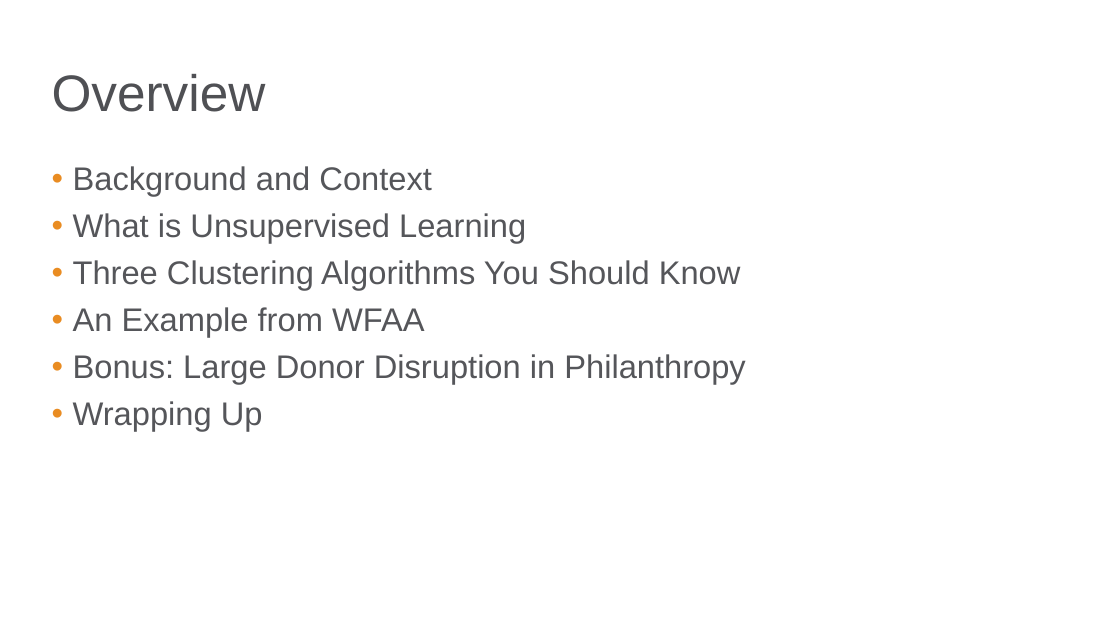
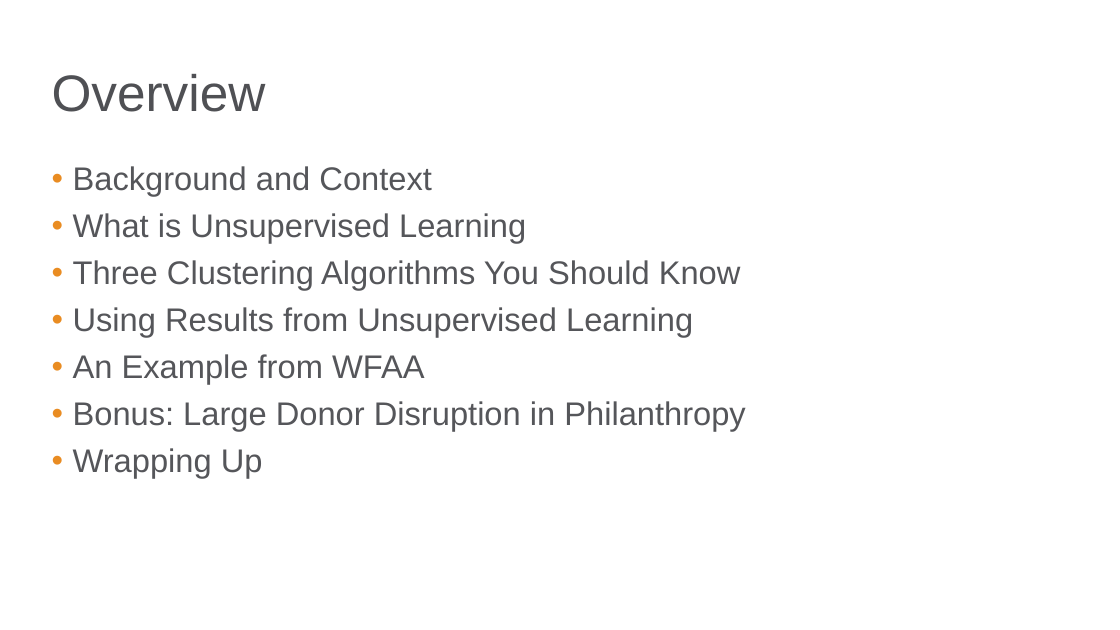
Before and after one commit to bgstieber/APRA-PD-DAS-2019, a slide deck: slide 2 of Generating Insights from Clustering Large Donors - BStieber APRA DAS19.pptx. Drawn at 1120x630 pixels with LibreOffice and Linux fonts; fonts in the diff are those of the drawing; background and template pictures are left out. Boxes give left, top, right and bottom in pixels: in the first picture for what was removed or moved away, otherwise in the second. Text is boxed around its words. In the diff, an @@ line names an element or a change of style, - is before the commit and + after.

```diff
--- a/Generating Insights from Clustering Large Donors - BStieber APRA DAS19.pptx
+++ b/Generating Insights from Clustering Large Donors - BStieber APRA DAS19.pptx
@@ text at bbox=[73, 307, 693, 337]: paragraph added @@
+• Using Results from Unsupervised Learning
```
Also in this commit, not shown: 1 other slide changed, 17 slides added, 1 other file.
